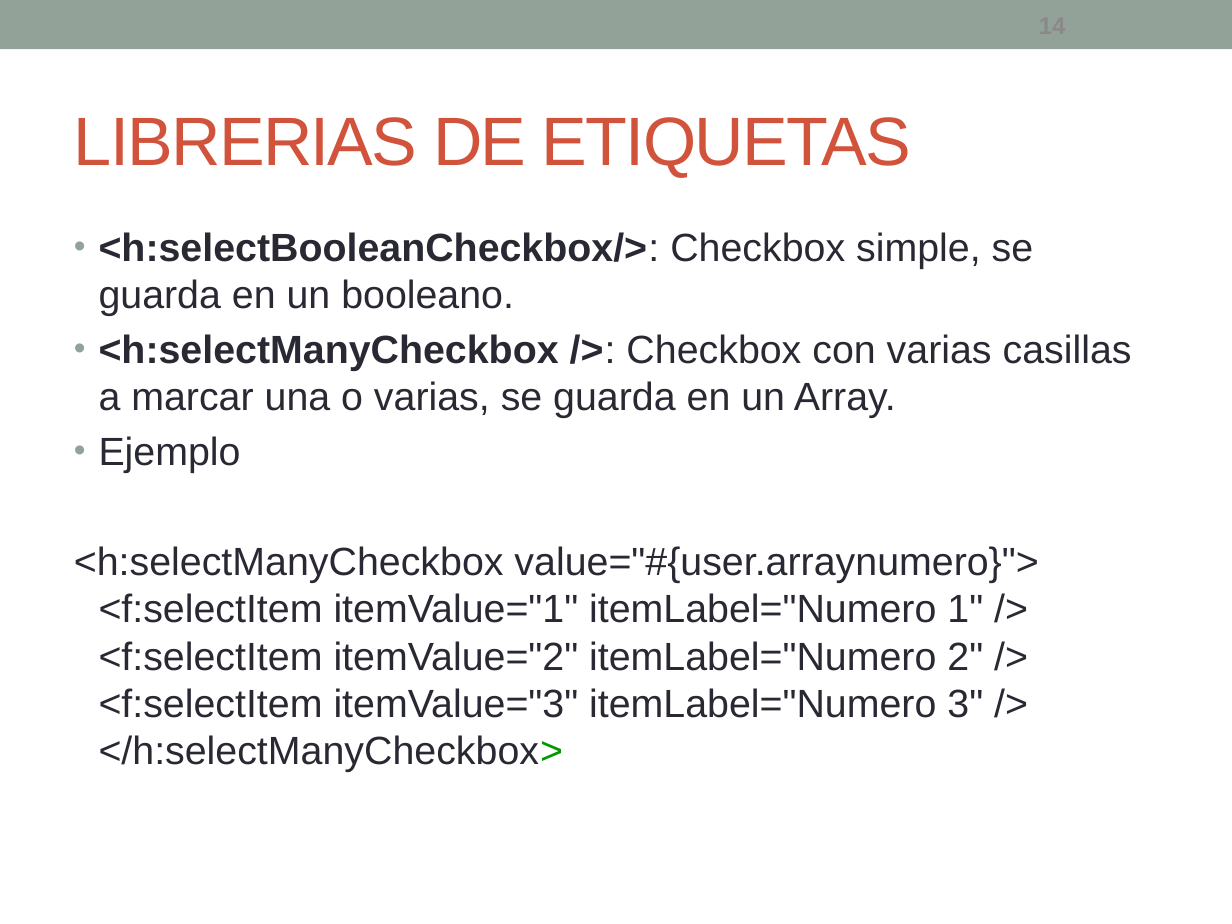
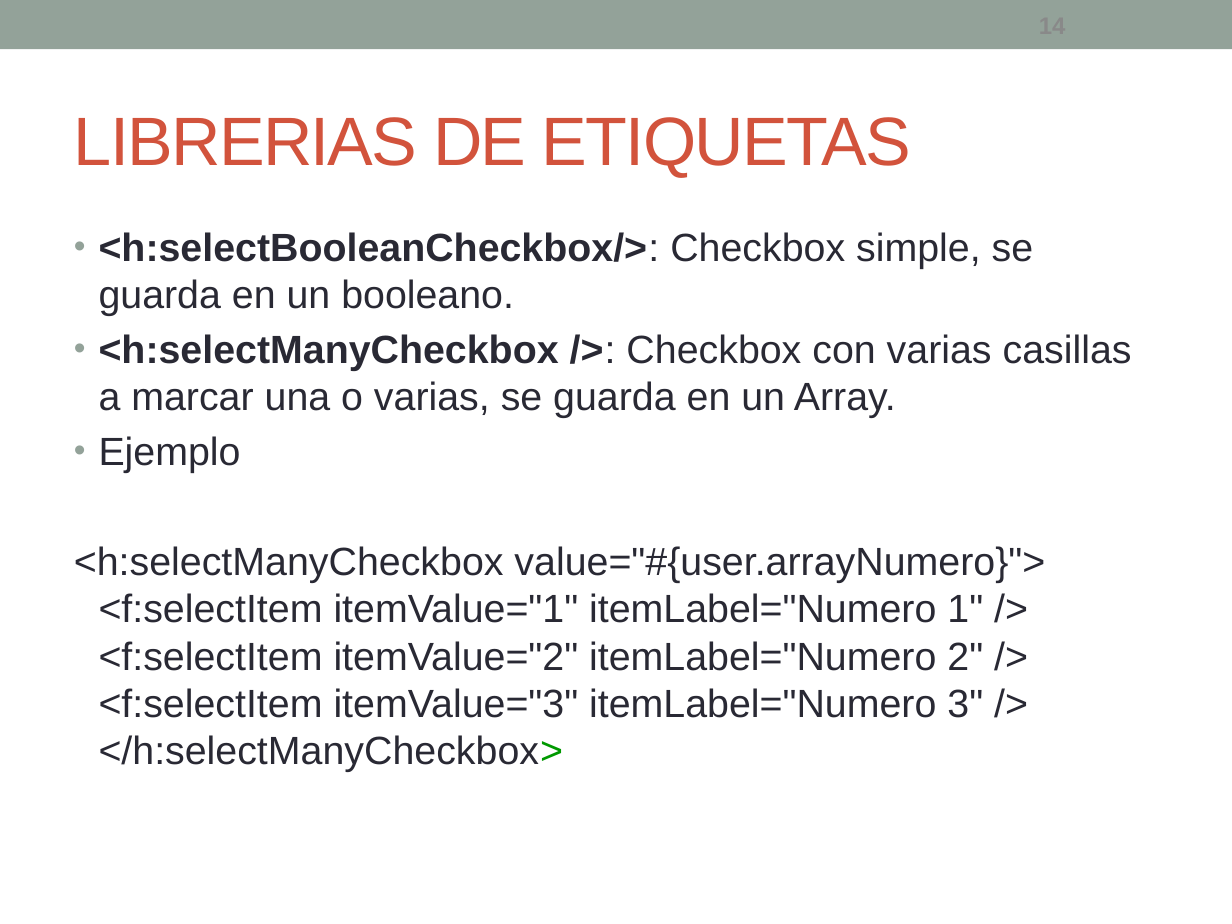
Before and after one commit to fdepablo/WsCursoJavaEE, a slide deck: slide 14 of _18_JSF/powerpoint/JSF - 2 - Vistas.pptx. Drawn at 1232x924 pixels with LibreOffice and Linux fonts; fonts in the diff are those of the drawing. Boxes give left, top, right and bottom in pixels: in the first picture for what was removed or moved away, otherwise in the second. Text is boxed around its words. In the diff, an @@ line names an element or a change of style, - is before the commit and + after.

```diff
--- a/_18_JSF/powerpoint/JSF - 2 - Vistas.pptx
+++ b/_18_JSF/powerpoint/JSF - 2 - Vistas.pptx
@@ text at [74,546,1045,772]: text changed @@
-<h:selectManyCheckbox value="#{user.arraynumero}"> <f:selectItem itemValue="1" itemLabel="Numero 1" /> <f:selectItem itemValue="2" itemLabel="Numero 2" /> <f:selectItem itemValue="3" itemLabel="Numero 3" /> </h:selectManyCheckbox>
+<h:selectManyCheckbox value="#{user.arrayNumero}"> <f:selectItem itemValue="1" itemLabel="Numero 1" /> <f:selectItem itemValue="2" itemLabel="Numero 2" /> <f:selectItem itemValue="3" itemLabel="Numero 3" /> </h:selectManyCheckbox>
```
Also in this commit, not shown: 5 other slides changed, 13 other files.
